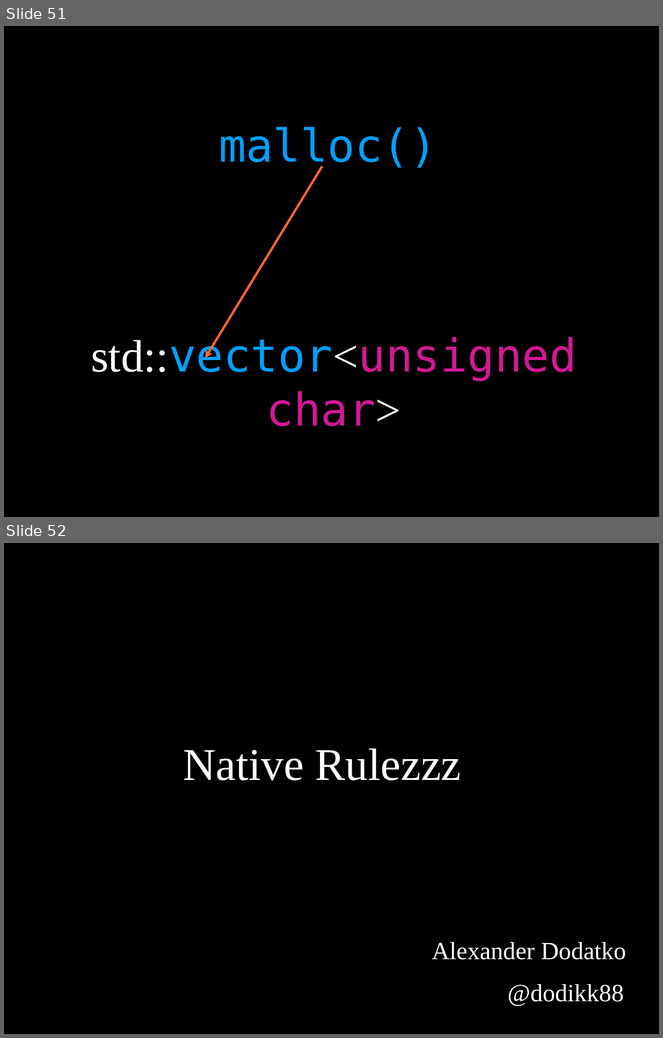
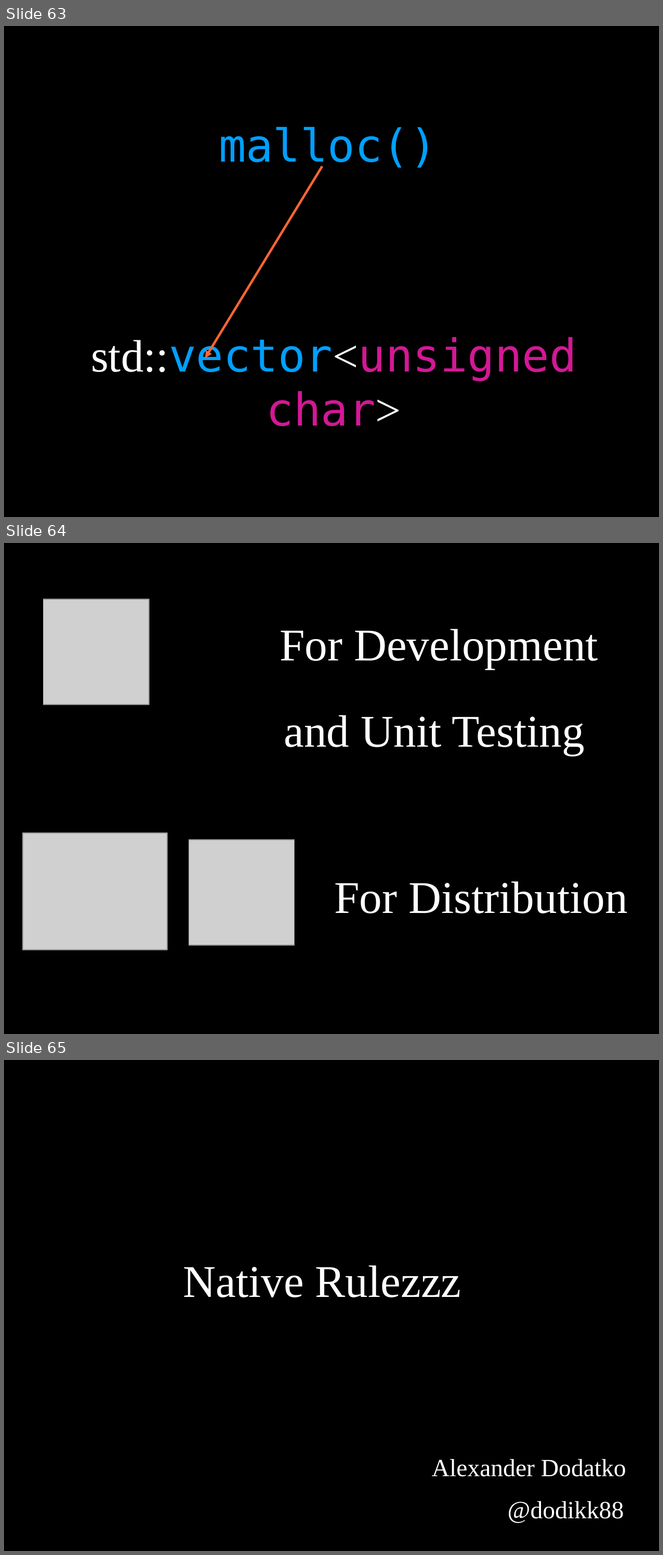
Before and after one commit to dodikk/StaticLib-Slides, a slide deck: Libraries-GoingNative.odp. Shown one above the other, each under a label of ours: slides 51 and 52 before the commit, slides 63, 64 and 65 after it. The pictures are 663x1038 and 663x1555 pixels, drawn with LibreOffice and Linux fonts; fonts in the diff are those of the drawing; grey boxes stand for pictures. Boxes give left, top, right and bottom in pixels: in the first picture for what was removed or moved away, otherwise in the second. Text is boxed around its words. In the diff, an @@ line names an element or a change of style, - is before the commit and + after.

```diff
--- a/Libraries-GoingNative.odp
+++ b/Libraries-GoingNative.odp
@@ slide 64 added at [4, 543, 659, 1034], background #000000 @@
@@ picture added at [43, 599, 149, 705] @@
@@ title added at [280, 629, 598, 669], 55 pt, text #FFFFFF @@
+For Development
@@ title added at [284, 715, 585, 756], 55 pt, text #FFFFFF @@
+and Unit Testing
@@ picture added at [22, 833, 167, 950] @@
@@ picture added at [189, 840, 295, 945] @@
@@ title added at [334, 882, 627, 914], 55 pt, text #FFFFFF @@
+For Distribution
@@ what was slide 51 is now slide 63 @@
@@ what was slide 52 is now slide 65 @@
```
Also in this commit, not shown: 1 slide changed, 13 other slides added, 1 slide removed, 1 other file.
